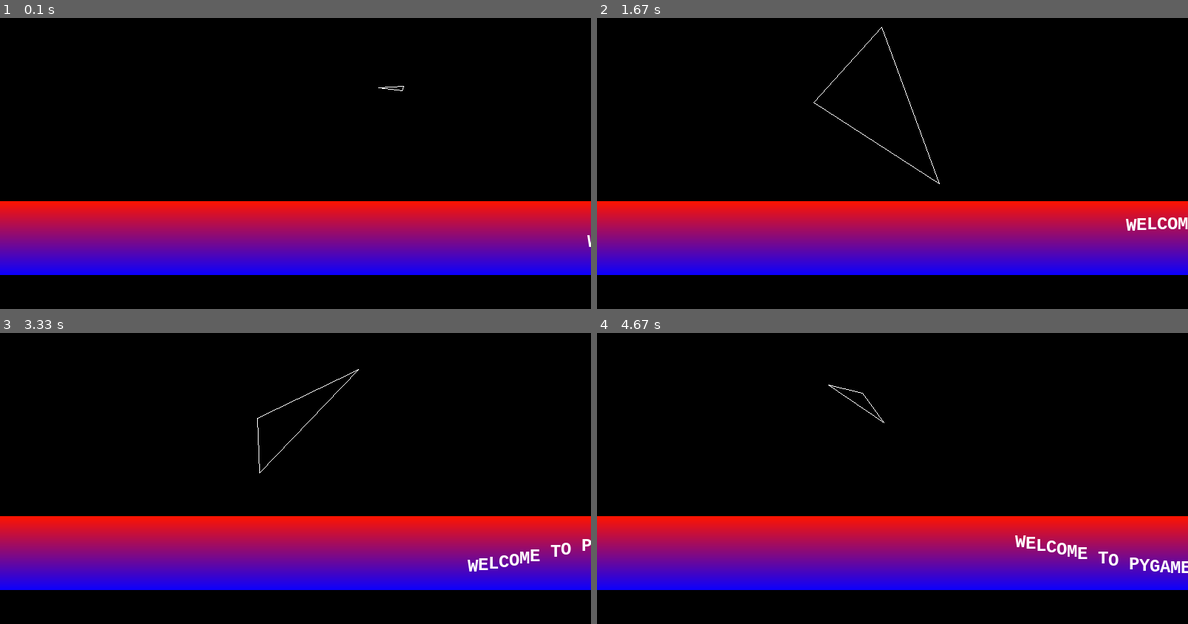
Above: before the commit, frames 1-4 (two rows, left to right).
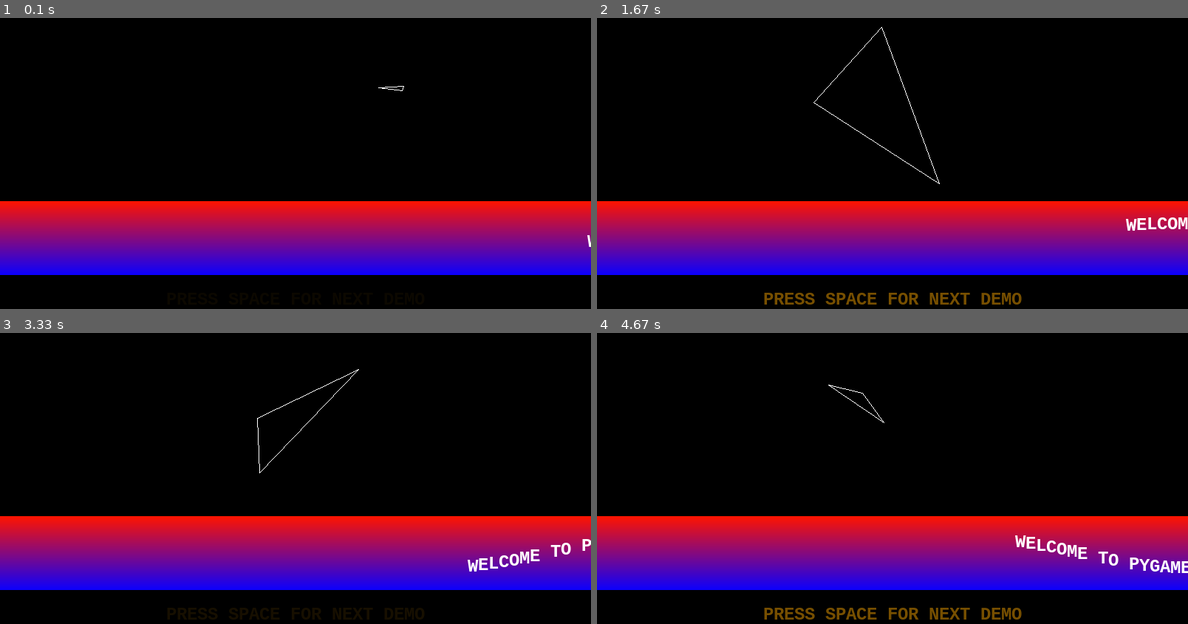
Above: after the commit, the same moments.

Repository: xdobry/python-playground
Game: pygame game, started from ademo.py
The game is run twice, just before and just after one commit, with the same random seed, the same clock (stepped at 60 frames per second) and the same inputs.
Inputs:
- Up to frame 1 (0.1 s): no input
- Up to frame 2 (1.67 s): no input
- Up to frame 3 (3.33 s): no input
- Up to frame 4 (4.67 s): no input

The runs differ from the first frame. In frame 2, 0.9% of the frame differs, in the area x 28-72%, y 94-99%; in frame 3, less than 0.1%; in frame 4, 0.9%.

Commit message:
2d tans matrix with numpy

Diff:
--- a/START_ALL_DEMOS.py
+++ b/START_ALL_DEMOS.py
@@ -16,6 +16,8 @@
 import ball_obstacles_demo
 import colorblend_demo
 import pygame_circles
+import matrix2dTrans_demo
+import textdots_demo
 
 class AllScenes(Scene):
     backgroundColor = pygame.Color((0,0,0))
@@ -37,6 +39,8 @@
             ball_obstacles_demo.BallScene(demo),
             colorblend_demo.BlendScene(demo),
             pygame_circles.CirclesScene(demo),
+            matrix2dTrans_demo.DotsPlaneScene(demo),
+            textdots_demo.DotsPlaneScene(demo),
         ]
         self.currentSceneIndex = 0
         self.currentScene = self.scenes[self.currentSceneIndex]
--- a/ademo.py
+++ b/ademo.py
@@ -13,6 +13,7 @@
         pygame.font.init()
         font = pygame.font.SysFont("mono", 24,bold=True)
         self.msgImages = [font.render(c, True, self.colorWite) for c in list(message)]
+        self.pressSpaceMsg = font.render("PRESS SPACE FOR NEXT DEMO",True, pygame.color.Color(120,80,0))
         self.backGround = pygame.surface.Surface((demo.screenRect.width,100))
         vStart = pygame.Vector3((255,20,0))
         vEnd = pygame.Vector3((10,0,255))
@@ -33,6 +34,8 @@
     def draw(self,demo):
         demo.screen.fill(self.backgroundColor)
         demo.screen.blit(self.backGround,(0,self.msgY-self.backGround.get_height()/2+12))
+        self.pressSpaceMsg.set_alpha(int(abs(math.sin(self.counter/50))*255))
+        demo.screen.blit(self.pressSpaceMsg,(demo.screenRect.centerx-self.pressSpaceMsg.get_width()/2,demo.screenRect.height-self.pressSpaceMsg.get_height()-10))
         posX = self.counter % (demo.screenRect.width+len(message)*14)
         for idx,img in enumerate(self.msgImages):
             demo.screen.blit(img,((demo.screenRect.width-posX)+idx*14,self.msgY+math.sin((posX+idx*3)/20)*20))
--- a/colortunel_demo.py
+++ b/colortunel_demo.py
@@ -1,4 +1,3 @@
-from turtle import width
 import pygame
 import random
 from demo_base import Demo, Scene
@@ -40,7 +39,7 @@
         demo.screen.blit(self.subSurface,(0,0),special_flags=pygame.BLEND_RGBA_SUB)
 
 if __name__ == "__main__":
-    demo = Demo("Space",(800,800),10)
+    demo = Demo("Space",(800,800),40)
     ColorTunelScene(demo)
     demo.start()
     pygame.quit()
--- /dev/null
+++ b/matrix2dTrans_demo.py
@@ -0,0 +1,56 @@
+from random import randint
+import pygame
+import numpy
+import math
+from demo_base import Demo, Scene
+from tmatrix_util import TransMatrix2D
+
+# see https://www.alanzucconi.com/2016/02/10/tranfsormation-matrix/
+# for informations aber 2D transformation matix
+# use numpy for fast matrix computation
+
+
+
+def genPlane(colx,coly,d):
+    def genFun(x,y):
+        m = x%colx*d
+        m[:,1] = numpy.floor(x[:,0]/coly)*d
+        return m
+    return numpy.fromfunction(genFun,(colx*coly,2),dtype=float)
+
+class DotsPlaneScene(Scene):
+    backgroundColor = pygame.Color((0,0,0))
+    colorWite = pygame.Color(255,255,255)
+    dotGap = 10
+    def __init__(self,demo):
+        Scene.__init__(self,demo)
+        sizex = 20
+        sizey = 20
+        d = 5
+        self.dots = numpy.column_stack((genPlane(sizex,sizey,d),numpy.ones(sizex*sizey)))
+        self.m = TransMatrix2D()
+        self.m.trans((demo.screenRect.centerx-45,demo.screenRect.centery-45))
+        #self.m.rotateGrad(-45)
+        #self.m.scale((4,4))
+    def update(self,demo,counter):
+        self.counter = counter
+    def draw(self,demo):
+        demo.screen.fill(self.backgroundColor)
+        self.m.push()
+        self.m.trans((45,45))
+        self.m.rotate(self.counter/30)
+        sx = math.sin(self.counter/50)*4
+        sy = math.sin(self.counter/50+0.3)*4
+        self.m.scale((sx,sy))
+        self.m.trans((-45,-45))
+        # we use matrix dot multiplication to compute all positions in one run
+        for dot in self.dots.dot(self.m.m.T):
+            demo.screen.set_at((int(dot[0]), int(dot[1])), self.colorWite)
+        self.m.pop()
+
+
+if __name__ == "__main__":
+    demo = Demo("Dots 2D Trans",(800,600),40)
+    DotsPlaneScene(demo)
+    demo.start()
+    pygame.quit()
--- /dev/null
+++ b/textdots_demo.py
@@ -0,0 +1,103 @@
+from random import randint
+import pygame
+import numpy
+import math
+from demo_base import Demo, Scene
+from tmatrix_util import TransMatrix2D
+
+def text2dots(text,font):
+    textSurface = font.render(text, True, pygame.color.Color(255,255,255))
+    textSurface2 = pygame.Surface((textSurface.get_width(),textSurface.get_height()))
+    textSurface2.blit(textSurface,(0,0))
+    particles = []
+    size = textSurface2.get_size()
+    for x in range(0,size[0]):
+        for y in range(0,size[1]):
+            col = textSurface2.get_at((x,y))
+            if col.r>0:
+                particles.append([x,y])
+    return numpy.column_stack((numpy.array(particles),numpy.ones(len(particles)))), textSurface2.get_size()
+
+def map(x,sourceFrom,sourceTo,targetFrom,targetTo):
+    return targetFrom+(x-sourceFrom)*(targetTo-targetFrom)/(sourceTo-sourceFrom)
+
+class DotsPlaneScene(Scene):
+    backgroundColor = pygame.Color((0,0,0))
+    colorWite = pygame.Color(255,255,255)
+    dotGap = 10
+    def __init__(self,demo):
+        Scene.__init__(self,demo)
+        font = pygame.font.SysFont("mono",42,italic=True)
+        self.dots, self.size = text2dots("AMIGA",font)
+        self.m = TransMatrix2D()
+        self.m.trans((demo.screenRect.centerx-self.size[0]/2,demo.screenRect.centery-self.size[1]/2))
+        #self.m.rotateGrad(-45)
+        #self.m.scale((4,4))
+        self.counterDiff = 0
+        self.pi2 = math.radians(360)
+    def update(self,demo,counter):
+        if self.counterDiff==0:
+            self.counterDiff = counter
+        self.counter = counter-self.counterDiff
+    def drawDots(self,demo):
+        # we use matrix dot multiplication to compute all positions in one run
+        for dot in self.dots.dot(self.m.m.T):
+            demo.screen.set_at((int(dot[0]), int(dot[1])), self.colorWite)
+    def rotateBump(self,demo,start):
+        c = self.counter - start
+        self.m.push()
+        self.m.trans((self.size[0]/2,self.size[1]/2))
+        self.m.rotate(c/50)
+        sx = math.cos(c/80)*4
+        sy = math.cos(c/80+0.3)*4
+        self.m.scale((sx,sy))
+        self.m.trans((-self.size[0]/2,-self.size[1]/2))
+        self.drawDots(demo)
+        self.m.pop()
+    def draw(self,demo):
+        demo.screen.fill(self.backgroundColor)
+        if self.counter<200:
+            self.drawDots(demo)
+        elif self.counter<400:
+            self.m.push()
+            s = map(self.counter,200,400,1,4)
+            self.m.trans((self.size[0]/2,self.size[1]/2))
+            self.m.scale((s,s))
+            self.m.trans((-self.size[0]/2,-self.size[1]/2))
+            self.drawDots(demo)
+            self.m.pop()
+        elif self.counter<600:
+            self.m.push()
+            s = map(self.counter,400,600,0,self.pi2)
+            self.m.trans((self.size[0]/2,self.size[1]/2))
+            self.m.scale((4,4))
+            self.m.share((math.sin(s)*2,0))
+            self.m.trans((-self.size[0]/2,-self.size[1]/2))
+            self.drawDots(demo)
+            self.m.pop()
+        elif self.counter<800:
+            self.m.push()
+            s = map(self.counter,600,800,4,12)
+            self.m.trans((self.size[0]/2,self.size[1]/2))
+            self.m.scale((4,s))
+            self.m.trans((-self.size[0]/2,-self.size[1]/2))
+            self.drawDots(demo)
+            self.m.pop()
+        elif self.counter<1000:
+            self.m.push()
+            s = map(self.counter,800,1000,0,self.pi2*4)
+            d = map(self.counter,800,1000,1,8)
+            self.m.trans((self.size[0]/2,self.size[1]/2))
+            self.m.scale((4,4+abs(math.cos(s)*(8-d))))
+            self.m.trans((-self.size[0]/2,-self.size[1]/2))
+            self.drawDots(demo)
+            self.m.pop()
+        else:
+            self.rotateBump(demo,1000)
+
+
+if __name__ == "__main__":
+    demo = Demo("Dots 2D Trans",(800,600),40)
+    DotsPlaneScene(demo)
+    demo.start()
+    pygame.quit()
--- /dev/null
+++ b/tmatrix_util.py
@@ -0,0 +1,39 @@
+import numpy
+import math
+
+# https://www.alanzucconi.com/2016/02/10/tranfsormation-matrix/
+
+class TransMatrix2D:
+    def __init__(self):
+        self.m = numpy.eye(3)
+        self.stack = []
+    def push(self):
+        self.stack.append(self.m.copy())
+    def pop(self):
+        self.m = self.stack.pop()
+    def trans(self,v):
+        t = numpy.eye(3)
+        t[0,2] = v[0]
+        t[1,2] = v[1]
+        self.m = self.m @ t
+    def scale(self,v):
+        t = numpy.eye(3)
+        t[0,0] = v[0]
+        t[1,1] = v[1]
+        self.m = self.m @ t
+    def rotateGrad(self,grad):
+        self.rotate(math.radians(grad))
+    def rotate(self,radians):
+        t = numpy.eye(3)
+        cos = math.cos(radians)
+        sin = math.sin(radians)
+        t[0,0] = cos
+        t[0,1] = sin
+        t[1,0] = -sin
+        t[1,1] = cos
+        self.m = self.m @ t
+    def share(self,v):
+        t = numpy.eye(3)
+        t[0,1] = v[0]
+        t[1,0] = v[1]
+        self.m = self.m @ t
Not shown, changed: Readme.md
